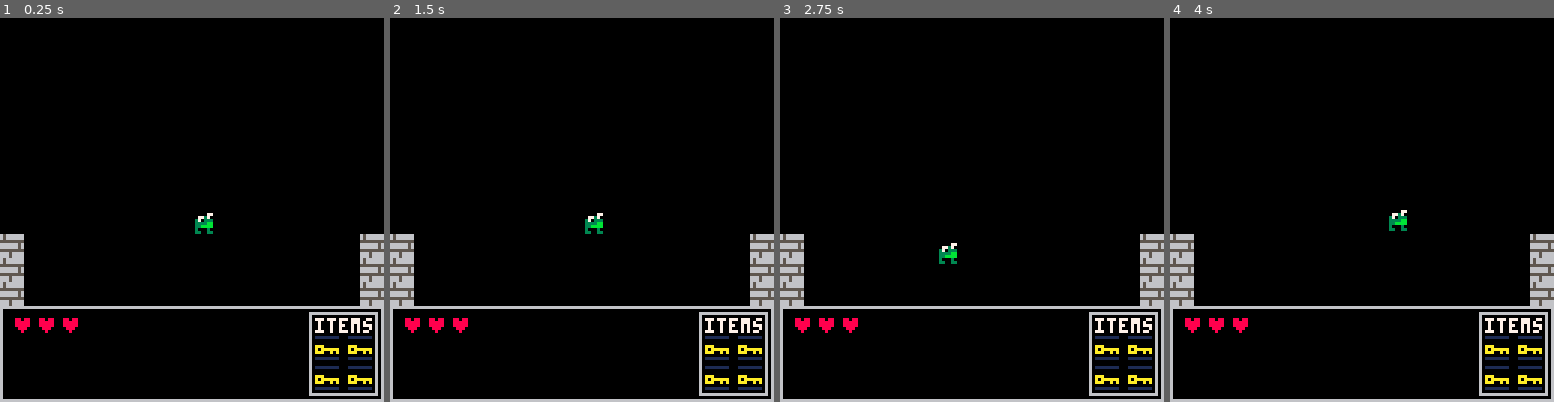
Above: before the commit, frames 1-4 (left to right).
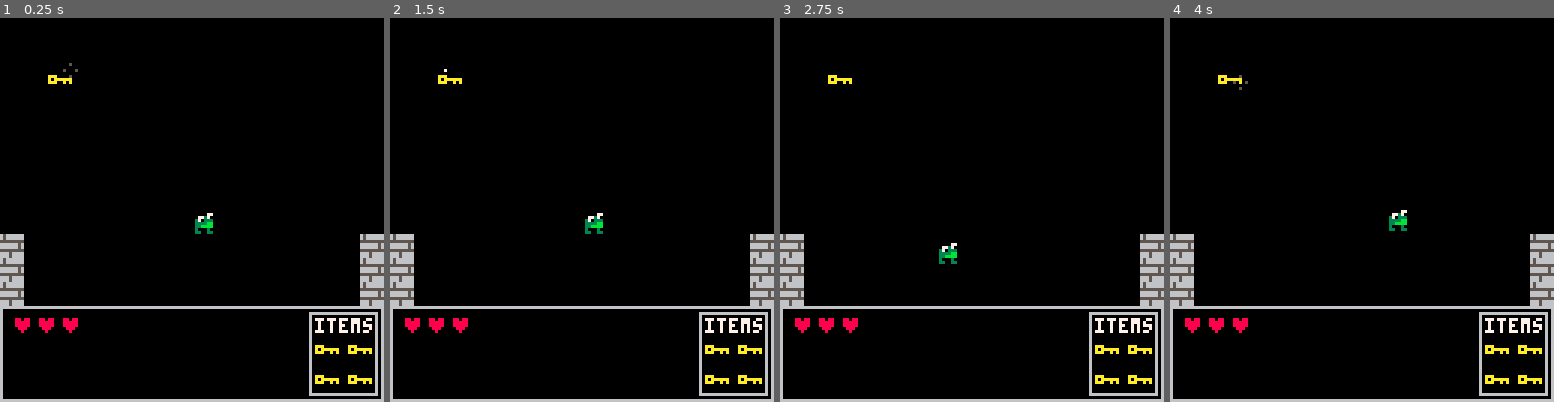
Above: after the commit, the same moments.

Repository: manon-gfx/pico-8-game
Game: PICO-8 cartridge pico-8-game.p8
Same seed, same stepped clock (60 frames per second), same inputs: the game is played once before the commit and once after it.
Inputs:
- Up to frame 1 (0.25 s): no input
- Up to frame 2 (1.5 s): no input
- Up to frame 3 (2.75 s): hold Left 1.97-2.37 s; hold Down from 2.42 s (still down)
- Up to frame 4 (4 s): release Down at 2.82 s; hold Right 2.87-3.53 s; hold Up from 3.58 s (still down)

The runs differ from the first frame. In frame 1, 0.5% of the frame differs, in the area x 12-97%, y 11-97%; in frame 2, 0.5%; in frame 3, 0.5%; in frame 4, 0.5%.

Commit message:
Add key spawn and sparkle effect.

Diff:
--- a/pico-8-game.p8
+++ b/pico-8-game.p8
@@ -3,6 +3,19 @@
 __lua__
 function _init()
 	print("♥")
+
+	items={} -- list of items on screen
+
+ --	spawn key
+ add(items, {
+  t="key",
+  x=16,
+  y=16,
+  sp=2,
+ })
+
+	inventory={}
+
  p={
 	 x=64,
 	 y=64,
@@ -14,9 +27,45 @@
  player_movement()
 end
 
+function draw_item(i)
+  -- draw item sprite
+  spr(i.sp, i.x, i.y)
+
+  -- draw sprakle effect
+  magic=flr(t()*8)%6
+  if magic==0 then
+  	if not kaas then
+   	i.sparkx=i.x+rnd(8)
+   	i.sparky=i.y+rnd(8)
+   	kaas =true
+   end
+   sx=i.sparkx
+   sy=i.sparky
+   circ(sx, sy, 0, 7)
+  elseif magic==1 then
+   sx=i.sparkx
+   sy=i.sparky
+   circ(sx, sy, 1, 6)
+   kaas=false
+  elseif magic==2 then
+   sx=i.sparkx
+   sy=i.sparky
+   pset(sx-2, sy, 5)
+   pset(sx+2, sy, 5)
+   pset(sx, sy-2, 5)
+   pset(sx, sy+2, 5)
+   kaas=false
+  end
+end
+
 function _draw()
 	cls()
 	map()
+
+	-- draw items
+	foreach(items, draw_item)
+
+	-- draw player
 	spr(p.sp,p.x,p.y)
 
 	draw_ui()
@@ -71,14 +120,14 @@
 	spr(2, 116, 116) -- slot 3
 end
 __gfx__
-00000000656666661111111100000000000000000000000000000000000000000000000000000000000000000000000000000000000000000000000000000000
+00000000656666660000000000000000000000000000000000000000000000000000000000000000000000000000000000000000000000000000000000000000
 00000000656666660000000000000000000000000000000000000000000000000000000000000000000000000000000000000000000000000000000000000000
 00700700555555550000000000000000000000000000000000000000000000000000000000000000000000000000000000000000000000000000000000000000
 0007700066666656aaa0000000000000000000000000000000000000000000000000000000000000000000000000000000000000000000000000000000000000
 0007700066666656a0aaaaaa00000000000000000000000000000000000000000000000000000000000000000000000000000000000000000000000000000000
 0070070055555555aaa00a0a00000000000000000000000000000000000000000000000000000000000000000000000000000000000000000000000000000000
 00000000666566660000000000000000000000000000000000000000000000000000000000000000000000000000000000000000000000000000000000000000
-00000000666566661111111100000000000000000000000000000000000000000000000000000000000000000000000000000000000000000000000000000000
+00000000666566660000000000000000000000000000000000000000000000000000000000000000000000000000000000000000000000000000000000000000
 00000000000000000000000000000000000000000000000000000000000000000000000000000000000000000000000000000000000000000000000000000000
 00000000000007700000000000000000000000000000000000000000000000000000000000000000000000000000000000000000000000000000000000000000
 00000000007737000000000000000000000000000000000000000000000000000000000000000000000000000000000000000000000000000000000000000000
